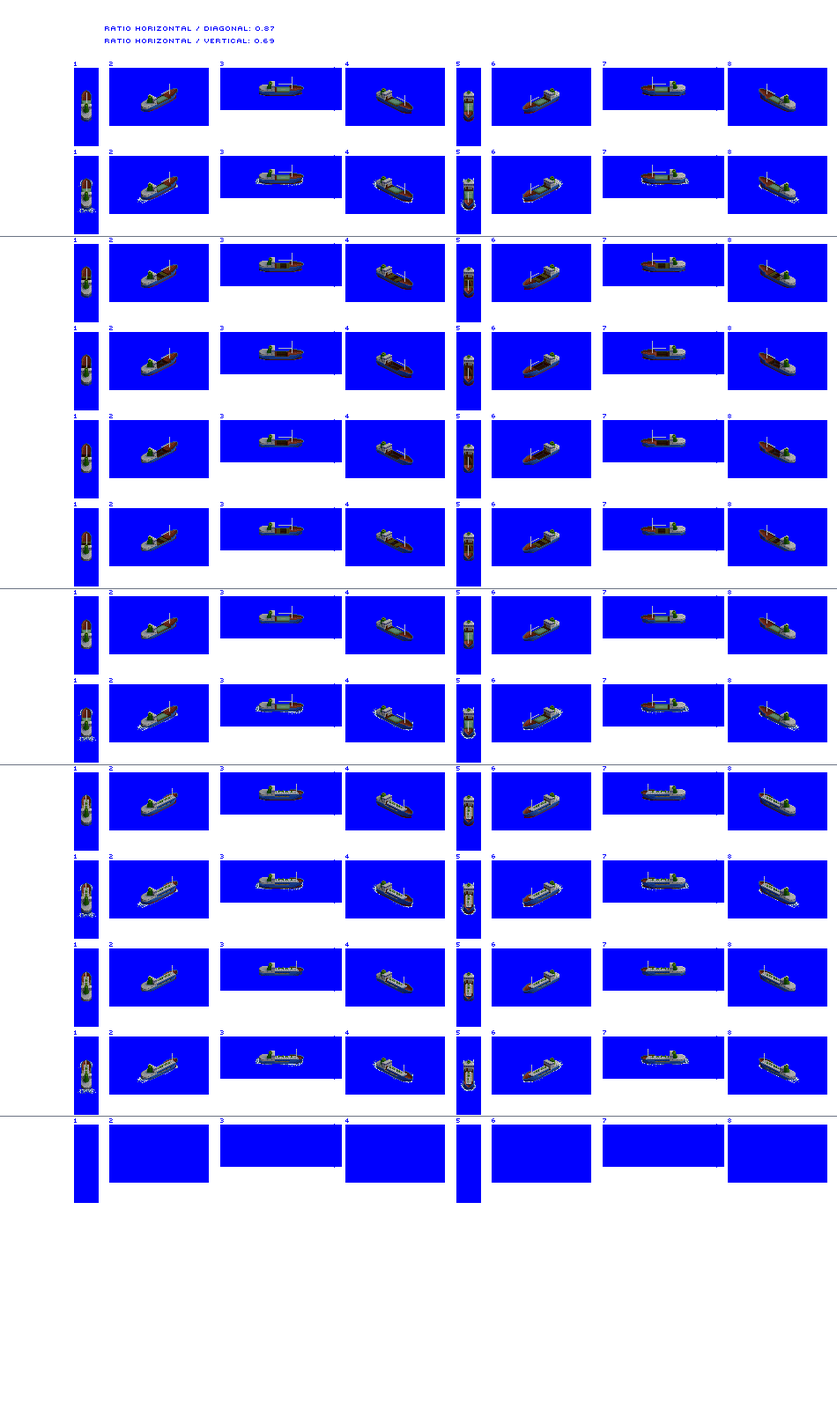
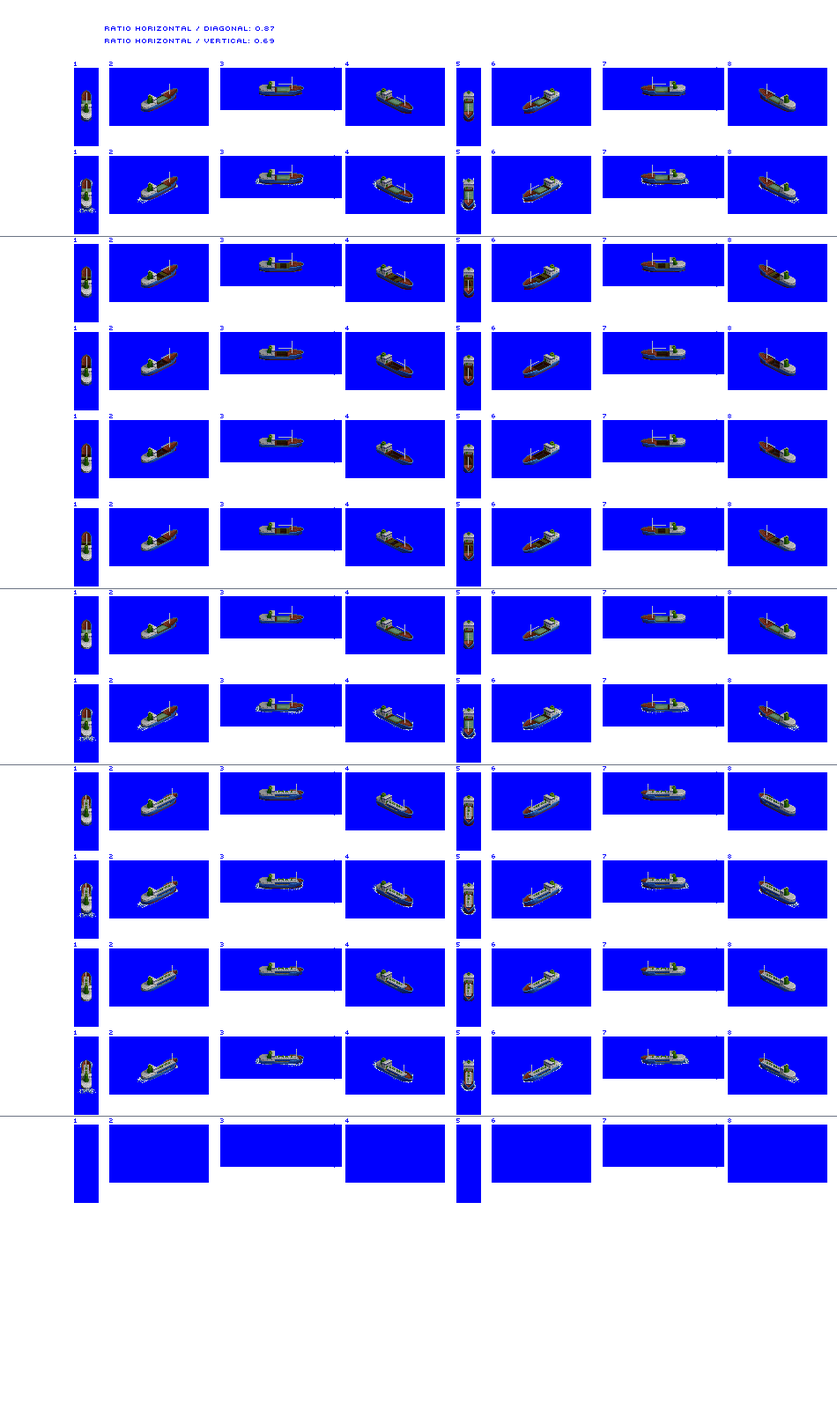
Layered file, before and after one edit (837px x 1409px). Changes by layer:
painted on "hatches" over (88, 87, 777, 729)
painted on "Small Trader" over (81, 81, 796, 1090)
